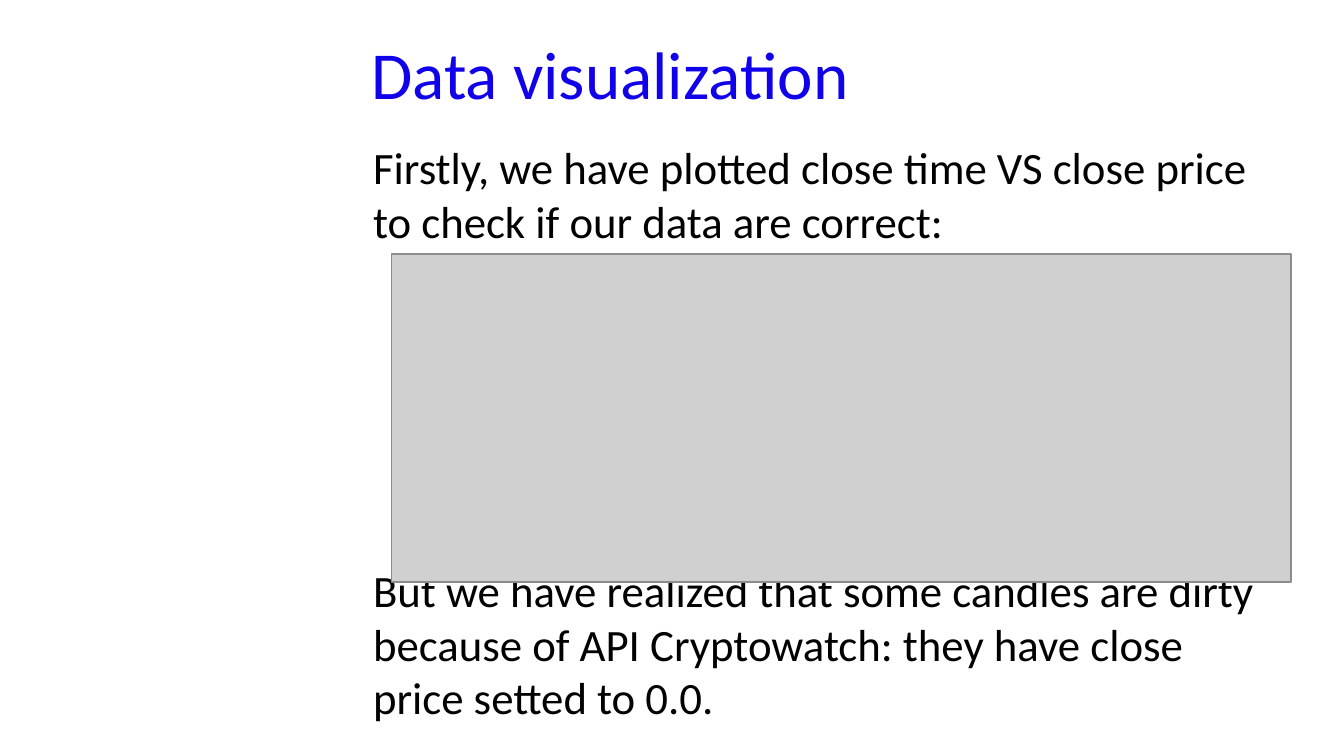
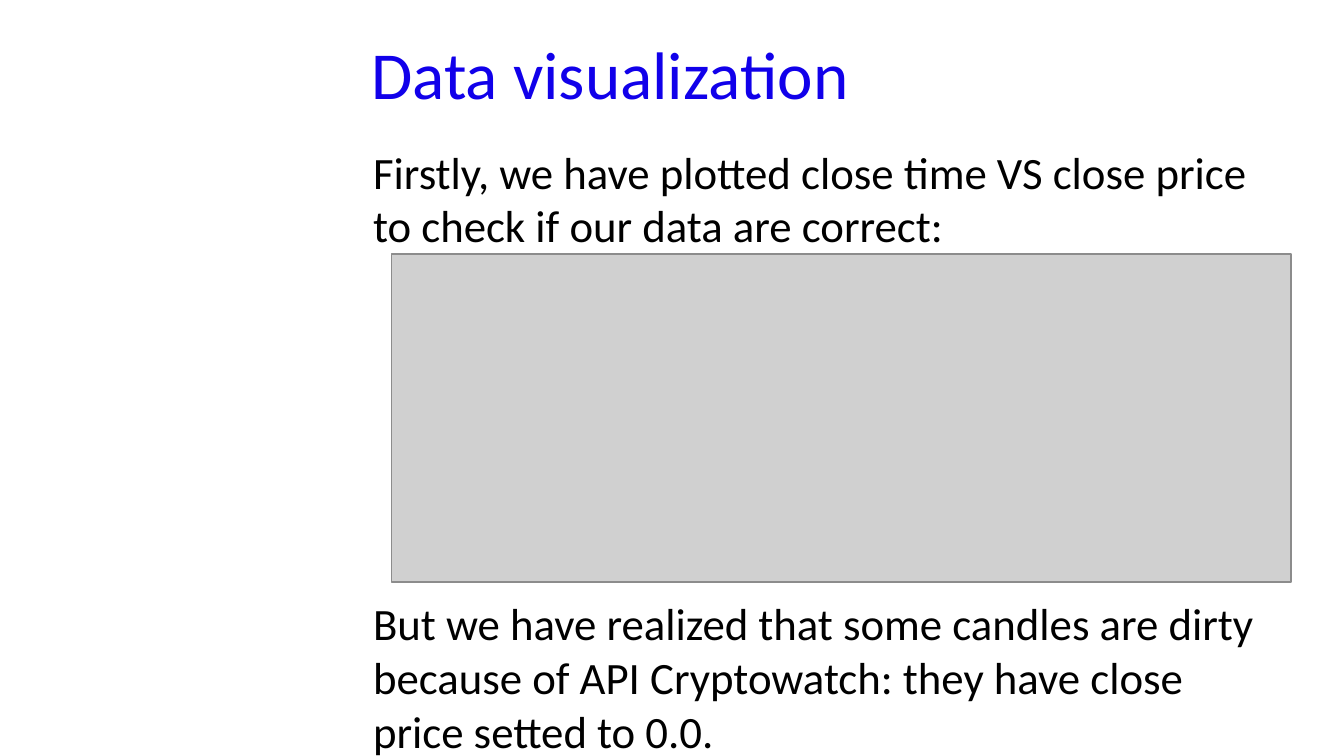
Before and after one commit to GabriM97/CryptoWolf, a slide deck: slide 35 of Student Presentation/Student_Presentation.odp. Drawn at 1344x756 pixels with LibreOffice and Linux fonts; fonts in the diff are those of the drawing; grey boxes stand for pictures; background and template pictures are left out. Boxes give left, top, right and bottom in pixels: in the first picture for what was removed or moved away, otherwise in the second. Text is boxed around its words. In the diff, an @@ line names an element or a change of style, - is before the commit and + after.

```diff
--- a/Student Presentation/Student_Presentation.odp
+++ b/Student Presentation/Student_Presentation.odp
@@ text "Firstly, we have plotted close ..." rewrapped from (373, 153, 1254, 722) to (373, 158, 1254, 756) @@
```
Also in this commit, not shown: 2 other slides changed, 1 other file.
